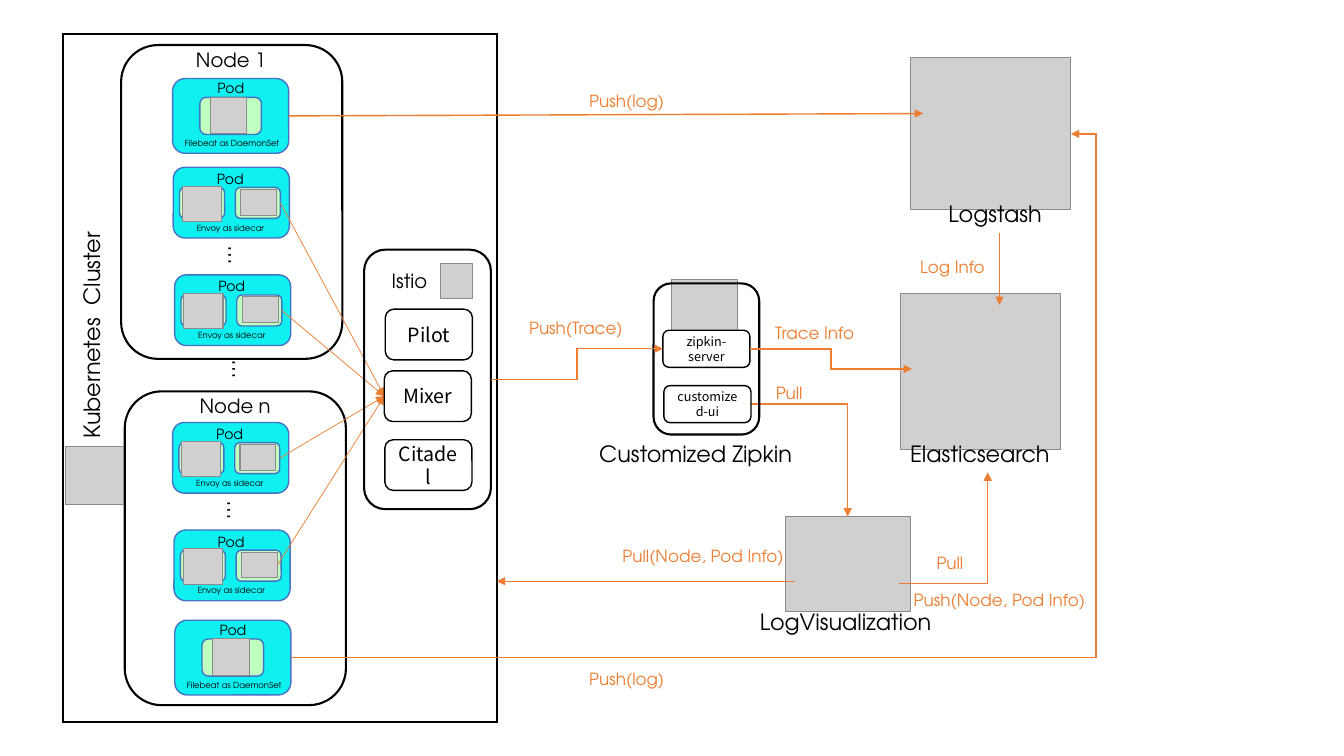
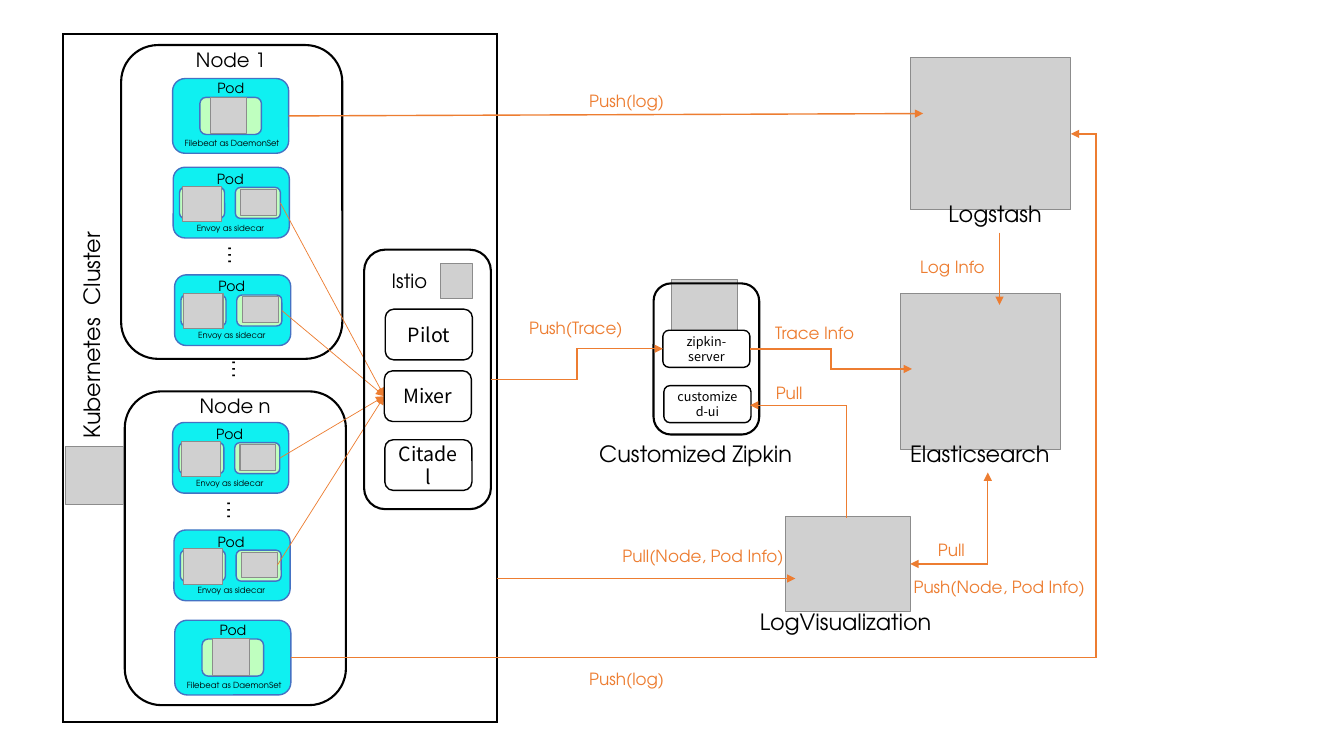
Before and after one commit to Rogen319/logvisualization, a slide deck: slide 1 of architecture.pptx. Drawn at 1344x756 pixels with LibreOffice and Linux fonts; fonts in the diff are those of the drawing; grey boxes stand for pictures. Boxes give left, top, right and bottom in pixels: in the first picture for what was removed or moved away, otherwise in the second. Text is boxed around its words. In the diff, an @@ line names an element or a change of style, - is before the commit and + after.

Commit message:
Update the architecture. Simplify the log info

```diff
--- a/architecture.pptx
+++ b/architecture.pptx
@@ elbow arrow moved from (751, 404) - (848, 516) to (847, 518) - (750, 405) @@
@@ elbow arrow moved from (900, 584) - (988, 473) to (910, 565) - (988, 473) @@
@@ elbow arrow (910, 565) - (988, 473): elbow arrow to elbow double arrow @@
@@ text "Pull" rewrapped from (937, 556, 964, 569) to (938, 543, 965, 565) @@
@@ arrow moved from (796, 582) - (497, 582) to (497, 579) - (796, 579) @@
@@ text "Push(Node, Pod Info)": place and size @@
-text "Push(Node, Pod Info)" at (914, 593, 1085, 610)
+text "Push(Node, Pod Info)" at (914, 580, 1085, 597)
```
Also in this commit, not shown: 1 other slide changed, 4 other files.
